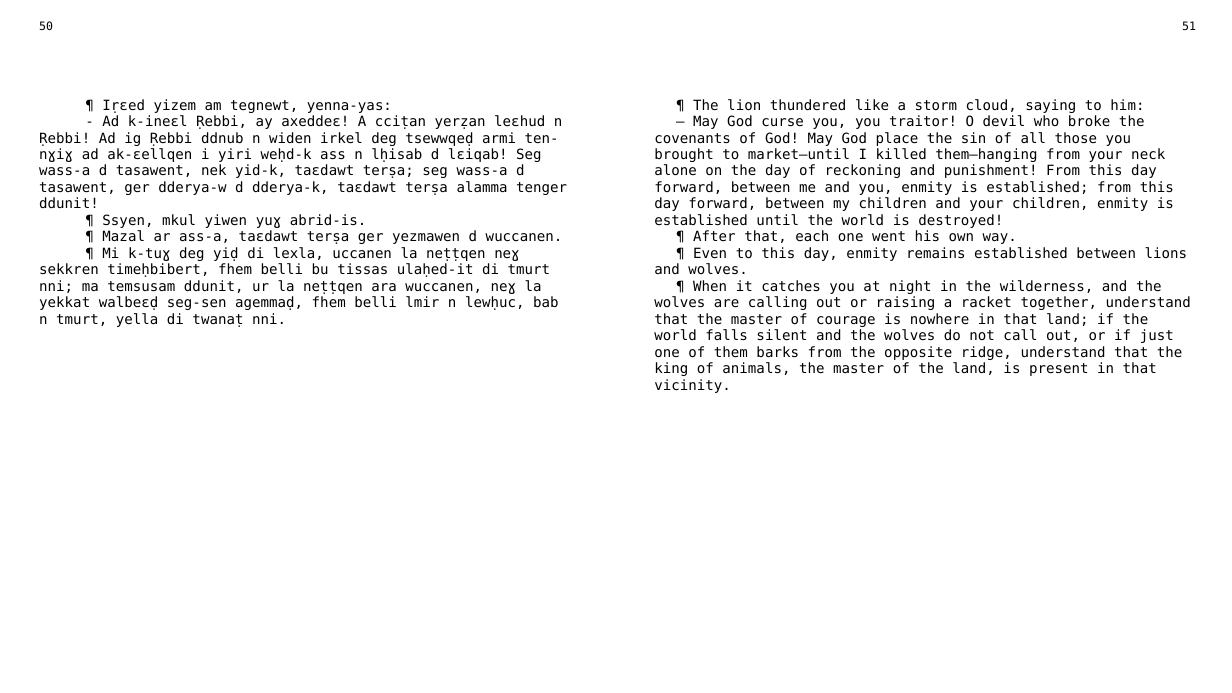
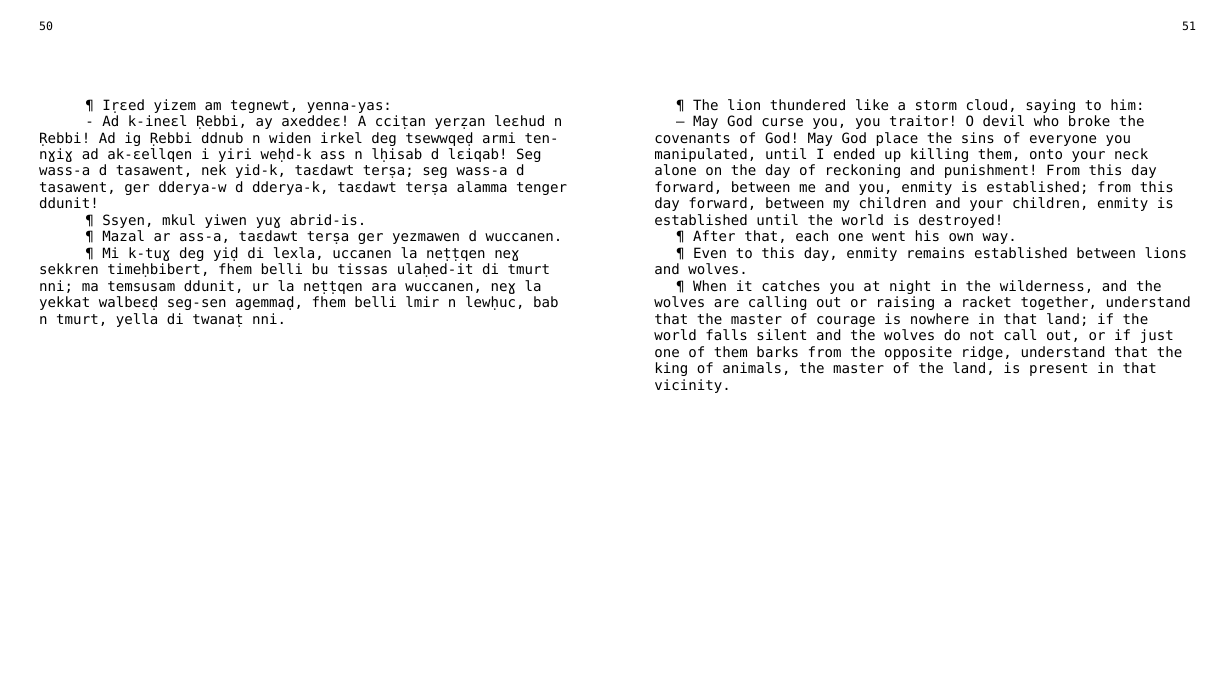
Before and after one commit to sferhah/tamacahut_n_wuccen, a slide deck: slide 21 of Uccen.ConsoleApp/uccen.eng.pptx. Drawn at 1232x693 pixels with LibreOffice and Linux fonts; fonts in the diff are those of the drawing. Boxes give left, top, right and bottom in pixels: in the first picture for what was removed or moved away, otherwise in the second. Text is boxed around its words. In the diff, an @@ line names an element or a change of style, - is before the commit and + after.

```diff
--- a/Uccen.ConsoleApp/uccen.eng.pptx
+++ b/Uccen.ConsoleApp/uccen.eng.pptx
@@ table at [30,15,1205,668] @@
-row 3, column 3: ¶ The lion thundered like a storm cloud, saying to him: / — May God curse you, you traitor! O devil who broke the covenants of God! May God place the sin of all those you brought to market—until I killed them—hanging from your neck alone on the day of reckoning and punishment! From this day forward, between me and you, enmity is established; from this day forward, between my children and your children, enmity is established until the world is destroyed! / ¶ After that, each one went his own way. / ¶ Even to this day, enmity remains established between lions and wolves. / ¶ When it catches you at night in the wilderness, and the wolves are calling out or raising a racket together, understand that the master of courage is nowhere in that land; if the world falls silent and the wolves do not call out, or if just one of them barks from the opposite ridge, understand that the king of animals, the master of the land, is present in that vicinity.
+row 3, column 3: ¶ The lion thundered like a storm cloud, saying to him: / — May God curse you, you traitor! O devil who broke the covenants of God! May God place the sins of everyone you manipulated, until I ended up killing them, onto your neck alone on the day of reckoning and punishment! From this day forward, between me and you, enmity is established; from this day forward, between my children and your children, enmity is established until the world is destroyed! / ¶ After that, each one went his own way. / ¶ Even to this day, enmity remains established between lions and wolves. / ¶ When it catches you at night in the wilderness, and the wolves are calling out or raising a racket together, understand that the master of courage is nowhere in that land; if the world falls silent and the wolves do not call out, or if just one of them barks from the opposite ridge, understand that the king of animals, the master of the land, is present in that vicinity.
```
Also in this commit, not shown: 3 other files.
